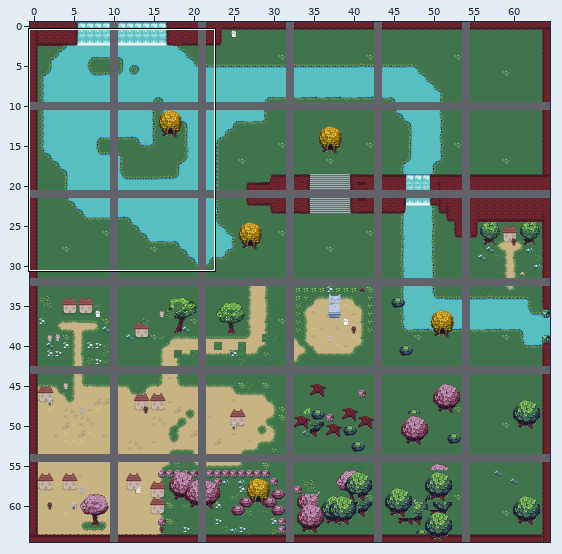
One commit to this Tiled map: assets/data/world.tmx. The picture above shows the old version from afar; the outline marks the close-up.
Close-up. First the earlier version:
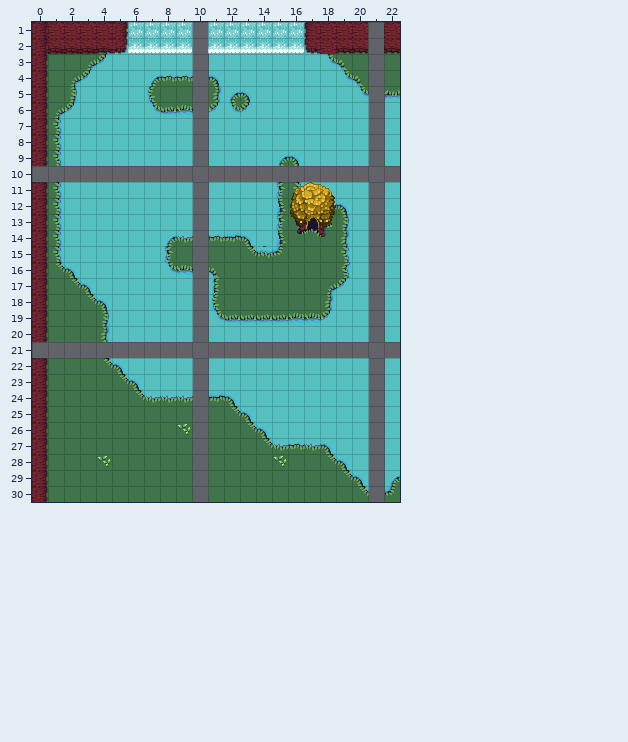
Cells are 16x16 px. Shown: x 0..22, y 1..30. The commit also changed other parts of the map, which this record leaves out.
Once edited:
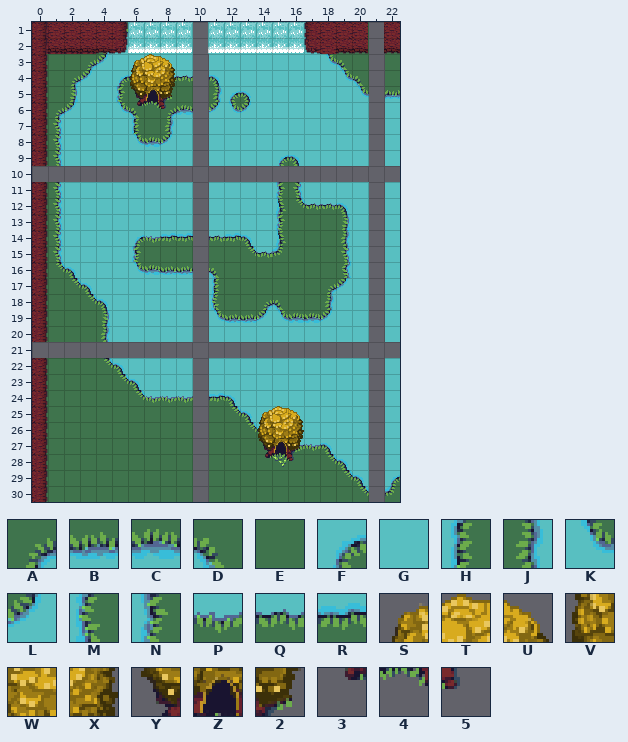
Key: from "tiles": A 144, B 146, C 147, D 149, E 150, F 169, G 171, H 173, J 192, K 193, L 194, M 197, N 221, P 266, Q 267, R 268, S 331, T 332, U 333, V 355, W 356, X 357, Y 379, Z 380, 2 381, 3 403, 4 404, 5 405.
_ is an empty cell.
Edits made:
Layer "background":
Tile B gives way to tile A in row 6 at x 8.
Tile E gives way to tile A in row 18 at x 14.
Tile C gives way to tile B in row 16 at x 9.
Tile K gives way to tile B in row 16 at x 8.
Tile G gives way to tile C in row 8 at x 7; in row 16 at x 7.
Tile E gives way to tile D in row 18 at x 15.
Tile G gives way to tile D in row 6 at x 6.
Tile G gives way to tile E in row 5 at x 6; in row 7 at x 7; in row 15 at x 7.
Tile K gives way to tile E in row 6 at x 7.
Tile M gives way to tile E in row 5 at x 7.
Tile N gives way to tile E in row 15 at x 8.
Tile G gives way to tile F in row 4 at x 5; in row 14 at x 6.
Tile G gives way to tile H in row 7 at x 6.
Tile G gives way to tile J in row 7 at x 8.
Tile B gives way to tile K in row 19 at x 15.
Tile G gives way to tile K in row 6 at x 5; in row 8 at x 6; in row 16 at x 6.
Tile B gives way to tile L in row 19 at x 14.
Tile G gives way to tile L in row 8 at x 8.
Tile G gives way to tile N in row 5 at x 5; in row 15 at x 6.
Tile G gives way to tile P in row 14 at x 7.
Tile F gives way to tile Q in row 4 at x 7.
Tile G gives way to tile Q in row 4 at x 6.
Tile F gives way to tile R in row 14 at x 8.
Tile P gives way to tile R in row 14 at x 9.
Layer "foreground":
The edit adds tile 2 in row 5 at x 8; in row 27 at x 16.
The edit adds tile 3 in row 6 at x 6; in row 28 at x 14.
The edit adds tile 4 in row 6 at x 7; in row 28 at x 15.
The edit adds tile 5 in row 6 at x 8; in row 28 at x 16.
The edit adds tile E in row 26 at x 9; in row 28 at x 4.
The edit adds tile S in row 3 at x 6; in row 25 at x 14.
The edit adds tile T in row 3 at x 7; in row 25 at x 15.
The edit adds tile U in row 3 at x 8; in row 25 at x 16.
The edit adds tile V in row 4 at x 6; in row 26 at x 14.
The edit adds tile W in row 4 at x 7; in row 26 at x 15.
The edit adds tile X in row 4 at x 8; in row 26 at x 16.
The edit adds tile Y in row 5 at x 6; in row 27 at x 14.
The edit adds tile Z in row 5 at x 7; in row 27 at x 15.
Tile 2 is gone in row 13 at x 18.
Tile 3 is gone in row 14 at x 16.
Tile 4 is gone in row 14 at x 17.
Tile 5 is gone in row 14 at x 18.
Tile S is gone in row 11 at x 16.
Tile T is gone in row 11 at x 17.
Tile U is gone in row 11 at x 18.
Tile V is gone in row 12 at x 16.
Tile W is gone in row 12 at x 17.
Tile X is gone in row 12 at x 18.
Tile Y is gone in row 13 at x 16.
Tile Z is gone in row 13 at x 17.
Layer "foreground2":
The edit adds tile Q in row 15 at x 14.
